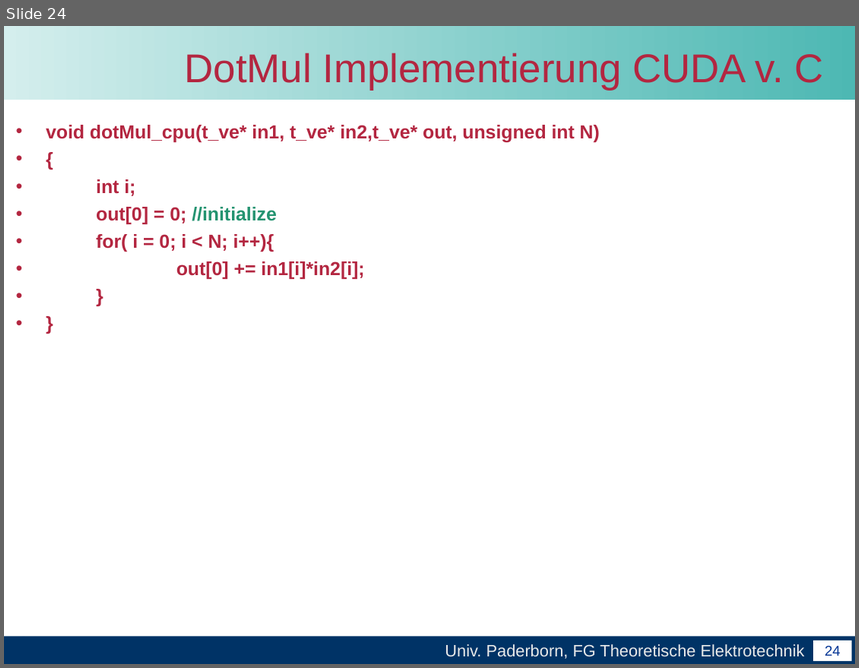
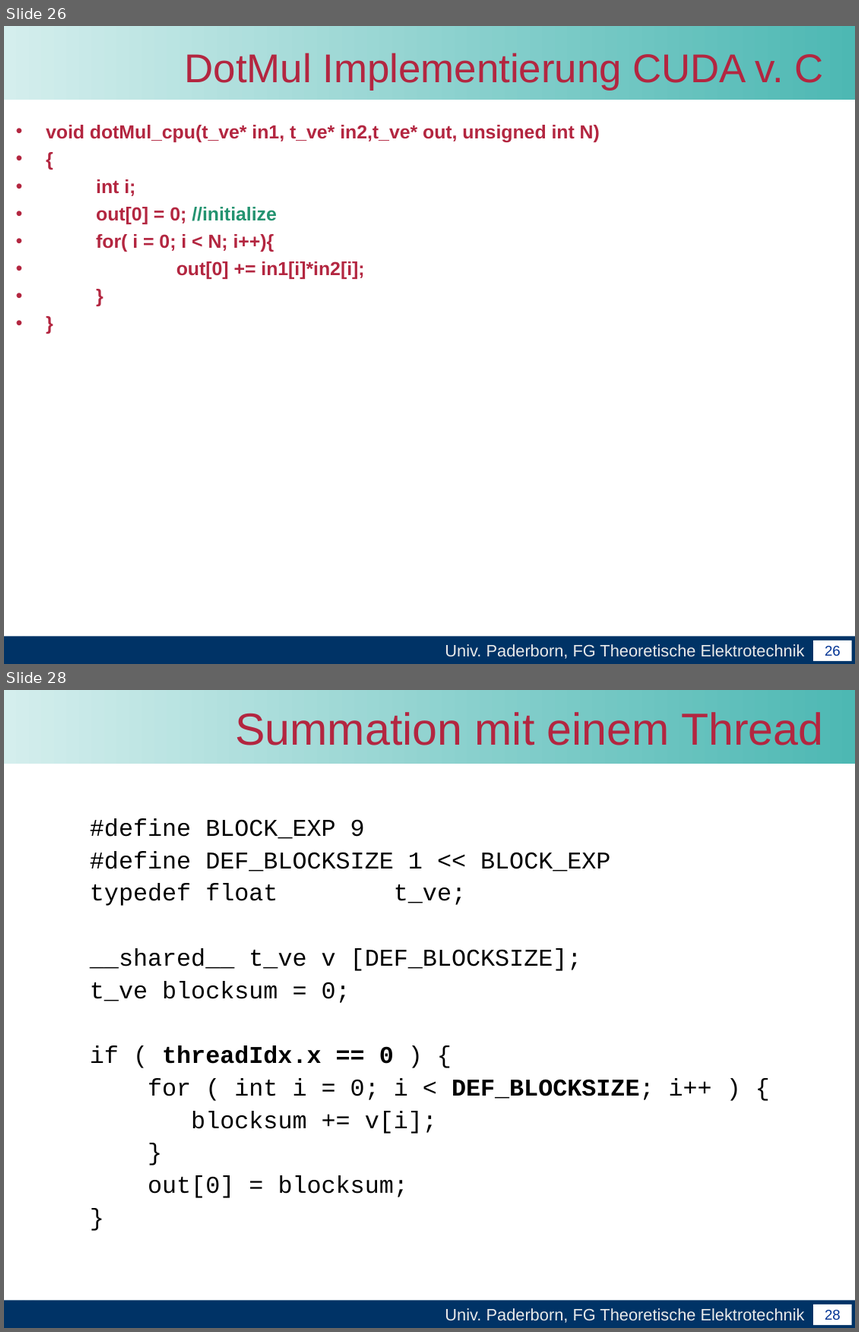
Before and after one commit to unconditional/projektarbeitcuda, a slide deck: Vortrag/Zwischenvortrag der Projektarbeit CUDA(xby).ppt. Shown one above the other, each under a label of ours: slide 24 before the commit, slides 26 and 28 after it; the slides between them are not shown. The pictures are 859x668 and 859x1332 pixels, drawn with LibreOffice and Linux fonts; fonts in the diff are those of the drawing; background and template pictures are left out. Boxes give left, top, right and bottom in pixels: in the first picture for what was removed or moved away, otherwise in the second. Text is boxed around its words. In the diff, an @@ line names an element or a change of style, - is before the commit and + after.

```diff
--- a/Vortrag/Zwischenvortrag der Projektarbeit CUDA(xby).ppt
+++ b/Vortrag/Zwischenvortrag der Projektarbeit CUDA(xby).ppt
@@ slide 28 added at [4, 690, 855, 1328], background #FFFFFF; not listed: 4 template elements that a slide beside it also shows @@
@@ title added at [235, 712, 823, 745], 38 pt, text #B32640 @@
+Summation mit einem Thread
@@ text added at [90, 818, 712, 1198], 20.4 pt, text #000000 @@
+#define BLOCK_EXP 9
+#define DEF_BLOCKSIZE 1 << BLOCK_EXP
+typedef float t_ve;
+__shared__ t_ve v [DEF_BLOCKSIZE];
+t_ve blocksum = 0;
+if ( threadIdx.x == 0 ) {
+for ( int i = 0; i < DEF_BLOCKSIZE; i++ ) {
+blocksum += v[i];
+}
+out[0] = blocksum;
+}
@@ what was slide 24 is now slide 26 @@
@@ page number at [825, 646, 841, 657]: text changed @@
-24
+26
```
Also in this commit, not shown: 2 slides changed, 8 other slides added.
